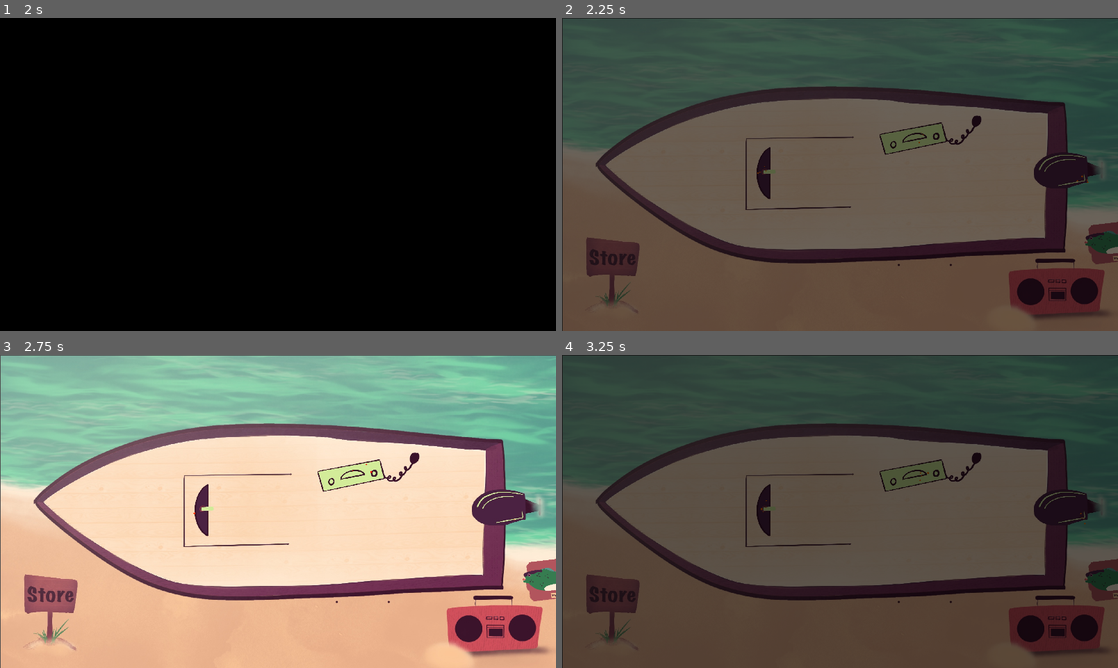
Above: before the commit, frames 1-4 (two rows, left to right).
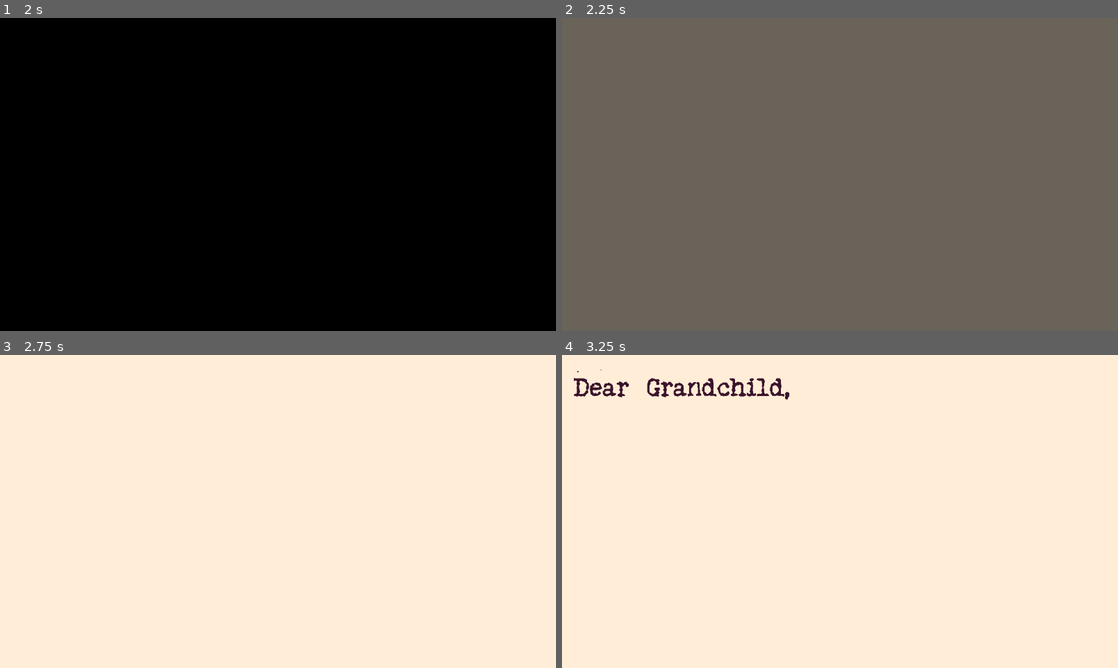
Above: after the commit, the same moments.

Repository: reggaebill/grandpa-s-boat
Game: Godot game, scene res://Scenes/main_menu.tscn
Same seed, same stepped clock (60 frames per second), same inputs: the game is played once before the commit and once after it. This scene is started directly instead of the project's main scene.
Inputs (mouse positions are in pixels of both pictures, inside the frame that each line leads up to):
- Up to frame 1 (2 s): click "START" at 0.5 s; click "START" at 1.25 s
- Up to frame 2 (2.25 s): click (1056, 287) at 2.02 s
- Up to frame 3 (2.75 s): no input
- Up to frame 4 (3.25 s): click (1062, 508) at 2.77 s

Frame 1 is identical in both runs. In frame 2, 68% of the frame differs, in the area x 0-100%, y 0-100%; in frame 3, 83%; in frame 4, 100%.

Commit message:
Intro Letter

Diff:
--- /dev/null
+++ b/Scenes/intro_letter.tscn
@@ -0,0 +1,171 @@
+[gd_scene format=3 uid="uid://c1afqbnjndch8"]
+
+[ext_resource type="FontFile" uid="uid://ll8u73k67l5r" path="res://Assets/Fonts/myoldrem.ttf" id="1_fvlhw"]
+[ext_resource type="Script" uid="uid://0fivvcbxts4c" path="res://Scripts/intro_letter.gd" id="1_grhet"]
+[ext_resource type="Theme" uid="uid://d4mslk06tm77e" path="res://Themes/MainMenuButtonTheme.tres" id="3_mfqup"]
+[ext_resource type="StyleBox" uid="uid://dswlao14uquso" path="res://Themes/MainMenuButtonStyleNormal.tres" id="4_a1meb"]
+[ext_resource type="StyleBox" uid="uid://balf24c77qpm0" path="res://Themes/MainMenuButtonStylePressed.tres" id="5_c7t3g"]
+[ext_resource type="StyleBox" uid="uid://cme33scadn1v2" path="res://Themes/MainMenuButtonStyleHover.tres" id="6_pfobd"]
+
+[node name="IntroLetter" type="Control" unique_id=405083330]
+layout_mode = 3
+anchors_preset = 15
+anchor_right = 1.0
+anchor_bottom = 1.0
+grow_horizontal = 2
+grow_vertical = 2
+script = ExtResource("1_grhet")
+
+[node name="ColorRect" type="ColorRect" parent="." unique_id=341978067]
+layout_mode = 1
+anchors_preset = 15
+anchor_right = 1.0
+anchor_bottom = 1.0
+grow_horizontal = 2
+grow_vertical = 2
+color = Color(1, 0.92941177, 0.84313726, 1)
+
+[node name="Title" type="MarginContainer" parent="." unique_id=2117939501]
+layout_mode = 0
+offset_right = 639.0
+offset_bottom = 180.0
+theme_override_constants/margin_left = 40
+theme_override_constants/margin_top = 50
+
+[node name="TitleText" type="Label" parent="Title" unique_id=155674659]
+layout_mode = 2
+size_flags_vertical = 1
+theme_override_colors/font_color = Color(0.23137255, 0.07450981, 0.16862746, 1)
+theme_override_fonts/font = ExtResource("1_fvlhw")
+theme_override_font_sizes/font_size = 120
+text = "Dear Grandchild,"
+
+[node name="MarginContainer" type="MarginContainer" parent="." unique_id=901040221]
+custom_minimum_size = Vector2(1600, 700)
+layout_mode = 1
+anchors_preset = 4
+anchor_top = 0.5
+anchor_bottom = 0.5
+offset_top = -20.0
+offset_right = 40.0
+offset_bottom = 20.0
+grow_vertical = 2
+theme_override_constants/margin_left = 80
+
+[node name="VBoxContainer" type="VBoxContainer" parent="MarginContainer" unique_id=649269336]
+layout_mode = 2
+theme_override_constants/separation = 8
+
+[node name="1" type="Label" parent="MarginContainer/VBoxContainer" unique_id=572536421]
+visible = false
+layout_mode = 2
+size_flags_vertical = 1
+theme_override_colors/font_color = Color(0.23137255, 0.07450981, 0.16862746, 1)
+theme_override_fonts/font = ExtResource("1_fvlhw")
+theme_override_font_sizes/font_size = 38
+
+[node name="2" type="Label" parent="MarginContainer/VBoxContainer" unique_id=1896656817]
+visible = false
+layout_mode = 2
+size_flags_vertical = 1
+theme_override_colors/font_color = Color(0.23137255, 0.07450981, 0.16862746, 1)
+theme_override_fonts/font = ExtResource("1_fvlhw")
+theme_override_font_sizes/font_size = 38
+
+[node name="3" type="Label" parent="MarginContainer/VBoxContainer" unique_id=1119353655]
+visible = false
+layout_mode = 2
+size_flags_vertical = 1
+theme_override_colors/font_color = Color(0.23137255, 0.07450981, 0.16862746, 1)
+theme_override_fonts/font = ExtResource("1_fvlhw")
+theme_override_font_sizes/font_size = 38
+
+[node name="4" type="Label" parent="MarginContainer/VBoxContainer" unique_id=1774037861]
+visible = false
+layout_mode = 2
+size_flags_vertical = 1
+theme_override_colors/font_color = Color(0.23137255, 0.07450981, 0.16862746, 1)
+theme_override_fonts/font = ExtResource("1_fvlhw")
+theme_override_font_sizes/font_size = 38
+
+[node name="5" type="Label" parent="MarginContainer/VBoxContainer" unique_id=2020949214]
+visible = false
+layout_mode = 2
+size_flags_vertical = 1
+theme_override_colors/font_color = Color(0.23137255, 0.07450981, 0.16862746, 1)
+theme_override_fonts/font = ExtResource("1_fvlhw")
+theme_override_font_sizes/font_size = 38
+
+[node name="6" type="Label" parent="MarginContainer/VBoxContainer" unique_id=1553933982]
+visible = false
+layout_mode = 2
+size_flags_vertical = 1
+theme_override_colors/font_color = Color(0.23137255, 0.07450981, 0.16862746, 1)
+theme_override_fonts/font = ExtResource("1_fvlhw")
+theme_override_font_sizes/font_size = 38
+
+[node name="7" type="Label" parent="MarginContainer/VBoxContainer" unique_id=1999097118]
+visible = false
+layout_mode = 2
+size_flags_vertical = 1
+theme_override_colors/font_color = Color(0.23137255, 0.07450981, 0.16862746, 1)
+theme_override_fonts/font = ExtResource("1_fvlhw")
+theme_override_font_sizes/font_size = 38
+
+[node name="8" type="Label" parent="MarginContainer/VBoxContainer" unique_id=247545374]
+visible = false
+layout_mode = 2
+size_flags_vertical = 1
+theme_override_colors/font_color = Color(0.23137255, 0.07450981, 0.16862746, 1)
+theme_override_fonts/font = ExtResource("1_fvlhw")
+theme_override_font_sizes/font_size = 38
+
+[node name="9" type="Label" parent="MarginContainer/VBoxContainer" unique_id=874663598]
+visible = false
+layout_mode = 2
+size_flags_vertical = 1
+theme_override_colors/font_color = Color(0.23137255, 0.07450981, 0.16862746, 1)
+theme_override_fonts/font = ExtResource("1_fvlhw")
+theme_override_font_sizes/font_size = 38
+
+[node name="10" type="Label" parent="MarginContainer/VBoxContainer" unique_id=385560767]
+visible = false
+layout_mode = 2
+size_flags_vertical = 1
+theme_override_colors/font_color = Color(0.23137255, 0.07450981, 0.16862746, 1)
+theme_override_fonts/font = ExtResource("1_fvlhw")
+theme_override_font_sizes/font_size = 38
+
+[node name="11" type="Label" parent="MarginContainer/VBoxContainer" unique_id=1844355736]
+visible = false
+layout_mode = 2
+size_flags_vertical = 1
+theme_override_colors/font_color = Color(0.23137255, 0.07450981, 0.16862746, 1)
+theme_override_fonts/font = ExtResource("1_fvlhw")
+theme_override_font_sizes/font_size = 38
+horizontal_alignment = 2
+
+[node name="12" type="Label" parent="MarginContainer/VBoxContainer" unique_id=891270625]
+visible = false
+layout_mode = 2
+size_flags_vertical = 1
+theme_override_colors/font_color = Color(0.23137255, 0.07450981, 0.16862746, 1)
+theme_override_fonts/font = ExtResource("1_fvlhw")
+theme_override_font_sizes/font_size = 38
+horizontal_alignment = 2
+
+[node name="ContButton" type="Button" parent="." unique_id=2034086457]
+visible = false
+custom_minimum_size = Vector2(500, 100)
+layout_mode = 0
+offset_left = 1403.0
+offset_top = 960.0
+offset_right = 1903.0
+offset_bottom = 1060.0
+theme = ExtResource("3_mfqup")
+theme_override_styles/normal = ExtResource("4_a1meb")
+theme_override_styles/pressed = ExtResource("5_c7t3g")
+theme_override_styles/hover = ExtResource("6_pfobd")
+text = "Press to Continue"
+
+[connection signal="pressed" from="ContButton" to="." method="_on_cont_button_pressed"]
--- /dev/null
+++ b/Scripts/intro_letter.gd
@@ -0,0 +1,41 @@
+extends Control
+
+@onready var title_text: Label = $Title/TitleText
+@onready var _1: Label = $"MarginContainer/VBoxContainer/1"
+@onready var _2: Label = $"MarginContainer/VBoxContainer/2"
+@onready var _3: Label = $"MarginContainer/VBoxContainer/3"
+@onready var _4: Label = $"MarginContainer/VBoxContainer/4"
+@onready var _5: Label = $"MarginContainer/VBoxContainer/5"
+@onready var _6: Label = $"MarginContainer/VBoxContainer/6"
+@onready var _7: Label = $"MarginContainer/VBoxContainer/7"
+@onready var _8: Label = $"MarginContainer/VBoxContainer/8"
+@onready var _9: Label = $"MarginContainer/VBoxContainer/9"
+@onready var _10: Label = $"MarginContainer/VBoxContainer/10"
+@onready var _11: Label = $"MarginContainer/VBoxContainer/11"
+@onready var _12: Label = $"MarginContainer/VBoxContainer/12"
+@onready var cont_button: Button = $ContButton
+
+func _ready() -> void:
+	title_text.hide()
+	await get_tree().create_timer(1.5).timeout
+	title_text.show()
+	await get_tree().create_timer(1.5).timeout
+	await body_text("If you are reading this, I regret to inform you of my passing.", _1)
+	await body_text("There is some good news, however. I have decided to leave you my prized possession.", _2)
+	await body_text("Please take care of the Valiant Attempt, my old fishing boat.", _3)
+	await body_text("She'll need some fixing up, but I left you a journal with some notes on how to go about that.", _4)
+	await body_text("Just press the J key to look at the journal.", _5)
+	await body_text("Good luck out there.", _6)
+	await body_text("-Sincerely yours,", _11)
+	await body_text("Grandpa", _12)
+	await get_tree().create_timer(1.5).timeout
+	cont_button.show()
+
+
+func body_text(text: String, box: Label) -> void:
+	box.show()
+	box.text = text
+	await get_tree().create_timer(2.0).timeout
+
+func _on_cont_button_pressed() -> void:
+	SceneTransition.change_scene("res://Scenes/Boat Overview.tscn")
--- a/Scripts/main_menu.gd
+++ b/Scripts/main_menu.gd
@@ -14,7 +14,7 @@
 
 func _on_start_button_pressed() -> void:
 	print("start")
-	SceneTransition.change_scene("res://Scenes/Boat Overview.tscn")
+	SceneTransition.change_scene("res://Scenes/intro_letter.tscn")
 
 
 func _on_quit_pressed() -> void:
Not shown, added: Scripts/intro_letter.gd.uid
